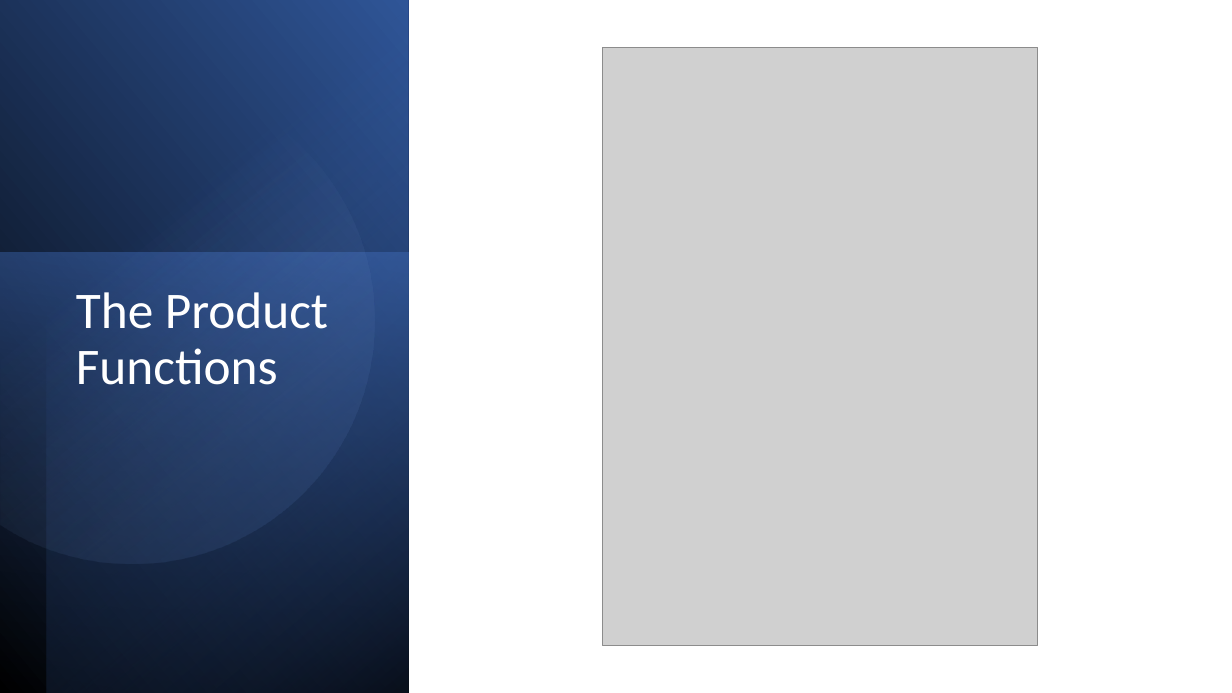
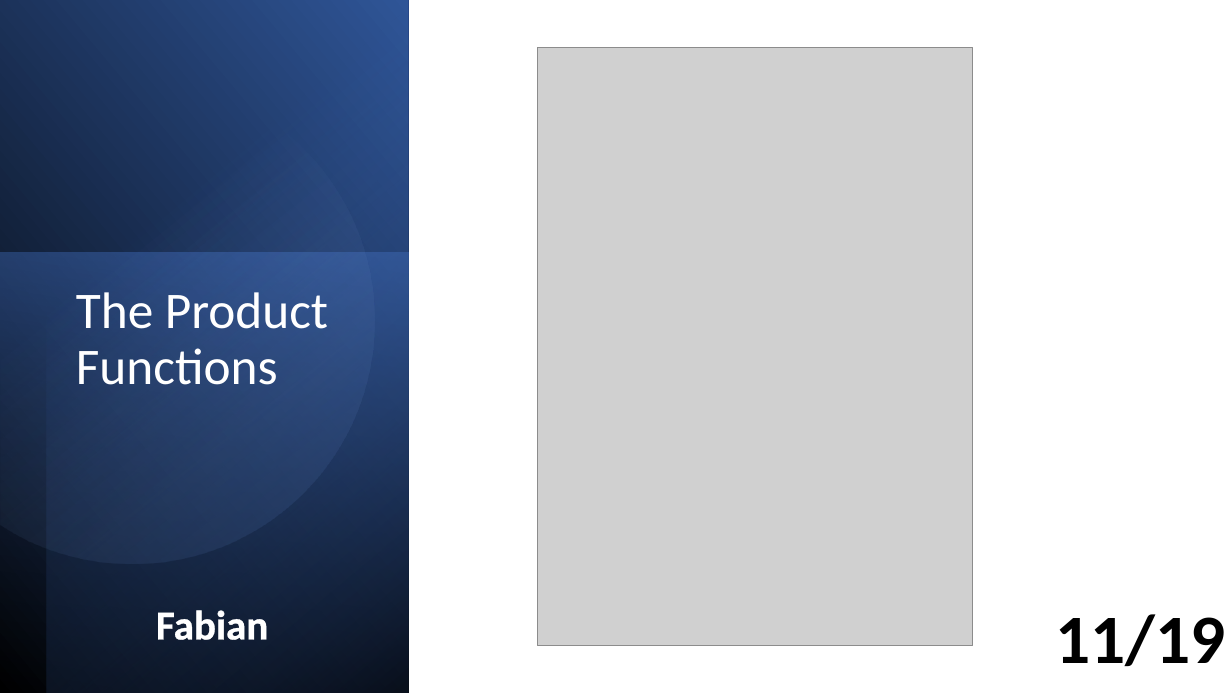
Before and after one commit to LuckyForce/ShareList, a slide deck: slide 11 of documents/T3-ShareList-Abschlusspräsentation_v1.0.pptx (slide 9 before the commit). Drawn at 1232x693 pixels with LibreOffice and Linux fonts; fonts in the diff are those of the drawing; grey boxes stand for pictures. Boxes give left, top, right and bottom in pixels: in the first picture for what was removed or moved away, otherwise in the second. Text is boxed around its words. In the diff, an @@ line names an element or a change of style, - is before the commit and + after.

```diff
--- a/documents/T3-ShareList-Abschlusspräsentation_v1.0.pptx
+++ b/documents/T3-ShareList-Abschlusspräsentation_v1.0.pptx
@@ picture moved from (x1=603, y1=47, x2=1038, y2=646) to (x1=538, y1=47, x2=973, y2=646) @@
@@ text added at (x1=156, y1=610, x2=268, y2=640), 32 pt, text #FFFFFF, bold @@
+Fabian
@@ text added at (x1=1056, y1=614, x2=1226, y2=666), 54 pt, text #000000, bold @@
+11/19
```
Also in this commit, not shown: 15 other slides changed, 3 slides added, 1 other file.
